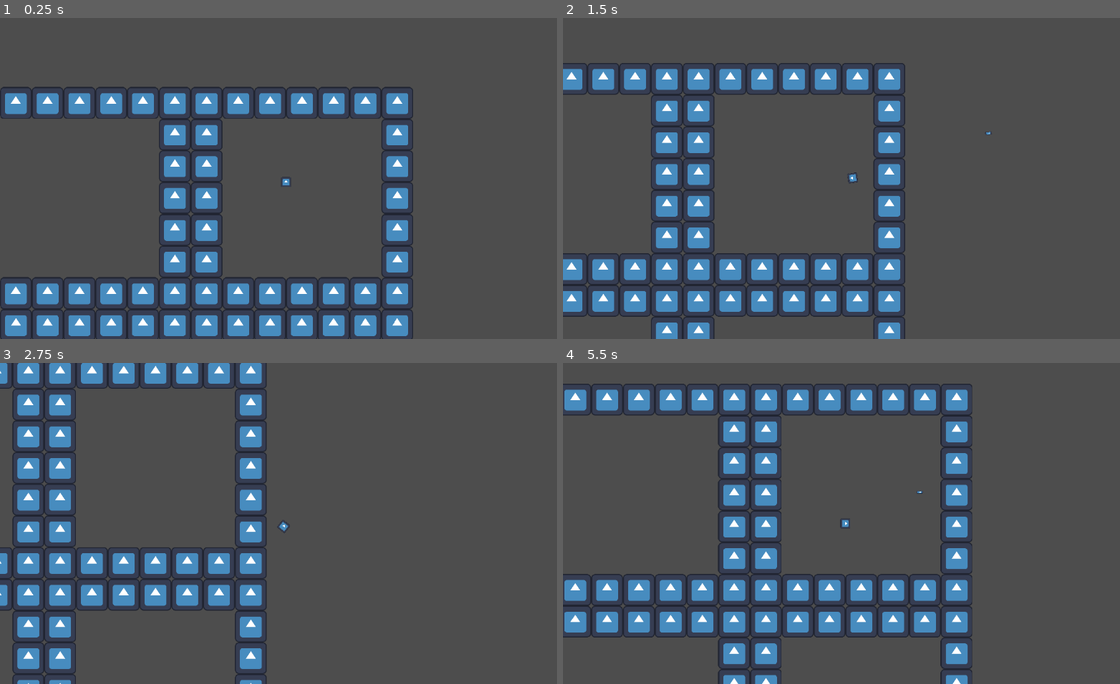
Above: before the commit, frames 1-4 (two rows, left to right).
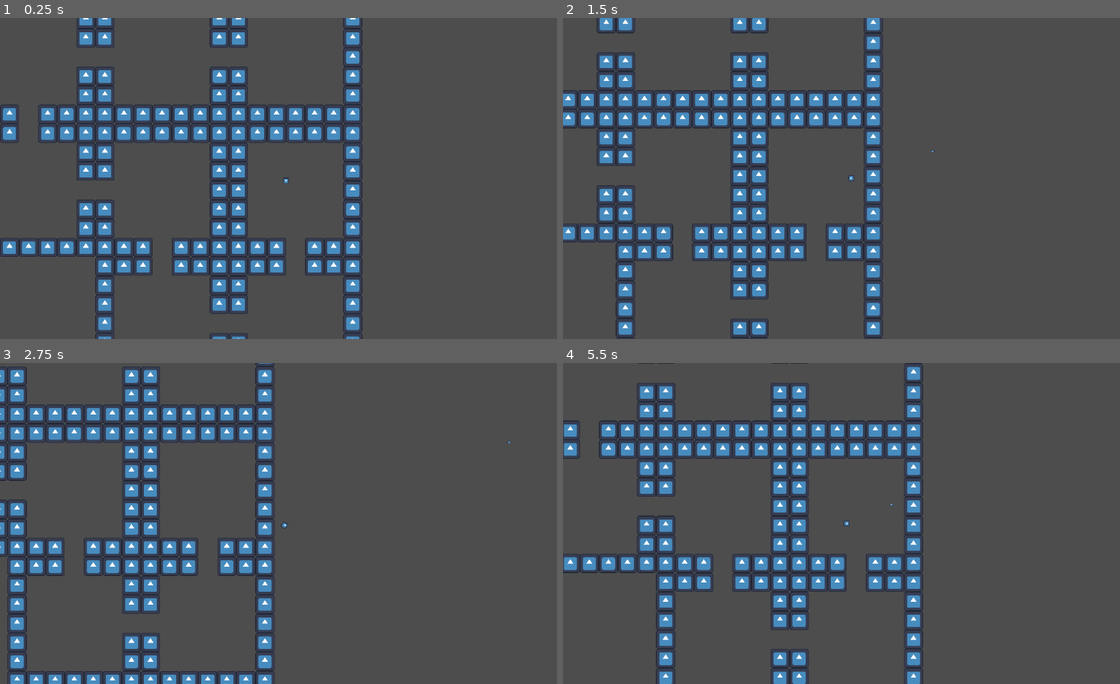
Above: after the commit, the same moments.

Repository: FaellEmiliano/Projeto_Jogo
Game: Godot game, scene res://Mundo.tscn
Two runs of this game, one before a commit and one after it. Both use one fixed random seed, a clock stepped at 60 frames per second and the inputs below. The engine's default icon, where the game draws it, is replaced by a stand-in: a white triangle on a blue panel in a dark square.
Inputs (mouse positions are in pixels of both pictures, inside the frame that each line leads up to):
- Up to frame 1 (0.25 s): no input
- Up to frame 2 (1.5 s): tap Enter at 0.5 s; move the mouse to (975, 162) at 0.52 s; hold Right (mov_direita) 0.53-1.28 s; click (975, 162) at 0.67 s; move the mouse to (735, 194) at 1.27 s; hold S (mov_baixo) from 1.28 s (still down)
- Up to frame 3 (2.75 s): move the mouse to (345, 452) at 2.02 s; release S (mov_baixo) at 2.03 s; hold Right (mov_direita) from 2.03 s (still down)
- Up to frame 4 (5.5 s): move the mouse to (819, 587) at 2.77 s; release Right (mov_direita) at 2.78 s; hold Up (mov_cima) 2.78-3.53 s; click (819, 587) at 2.92 s; move the mouse to (1019, 571) at 3.52 s; hold A (mov_esquerda) 3.53-5.03 s; move the mouse to (679, 475) at 4.27 s; move the mouse to (874, 523) at 5.02 s; hold S (mov_baixo) from 5.03 s (still down); click (874, 523) at 5.17 s

The runs differ from the first frame. In frame 1, 28% of the frame differs, in the area x 0-75%, y 0-100%; in frame 2, 27%; in frame 3, 23%; in frame 4, 30%, in the area x 0-74%, y 0-100%.

Commit message:
Geração do Mapa concluída

Diff:
--- a/Mundo.tscn
+++ b/Mundo.tscn
@@ -13,7 +13,7 @@
 [node name="Camera2D" type="Camera2D" parent="jogador"]
 position = Vector2(0, -7.5)
 scale = Vector2(0.5, 0.5)
-zoom = Vector2(0.5, 0.5)
+zoom = Vector2(0.3, 0.3)
 rotation_smoothing_enabled = true
 
 [node name="Desenhador" type="Node2D" parent="."]
@@ -22,5 +22,3 @@
 
 [node name="Gerador_mapa" parent="Desenhador" instance=ExtResource("4_aou4a")]
 position = Vector2(0, -3)
-Dimensoes = Vector2i(5, 5)
-"Tamanho_Mínimo" = 4
--- a/desenhador.gd
+++ b/desenhador.gd
@@ -6,10 +6,29 @@
 var sala_const = sala.instantiate()
 var pos_anterior := Vector2i(0,0)
 var offset = pegar_tamanho()
+@onready var gerador = get_node(gerador_nó)
+@onready var mapa = gerador.gerar()
+
+func pegar_vizinhos(pos :Vector2i) -> Array:
+	var vizinhos = []
+	var atual = mapa[pos.x][pos.y]
+	if(pos.x + Vector2i.UP.x < gerador.Dimensoes.x and pos.y + Vector2i.UP.y < gerador.Dimensoes.y):
+		if(mapa[pos.x + Vector2i.UP.x][pos.y + Vector2i.UP.y] != 0 and (mapa[pos.x + Vector2i.UP.x][pos.y + Vector2i.UP.y] -1 == atual or mapa[pos.x + Vector2i.UP.x][pos.y + Vector2i.UP.y] +1 == atual or (mapa[pos.x + Vector2i.UP.x][pos.y + Vector2i.UP.y] == -1 and atual == gerador.Tamanho_Mínimo)) or (atual == -1 and mapa[pos.x + Vector2i.UP.x][pos.y + Vector2i.UP.y] == gerador.Tamanho_Mínimo)):
+			vizinhos.append("N")
+	if(pos.x + Vector2i.DOWN.x < gerador.Dimensoes.x and pos.y + Vector2i.DOWN.y < gerador.Dimensoes.y):
+		if(mapa[pos.x + Vector2i.DOWN.x][pos.y + Vector2i.DOWN.y] != 0 and (mapa[pos.x + Vector2i.DOWN.x][pos.y + Vector2i.DOWN.y] -1 == atual or mapa[pos.x + Vector2i.DOWN.x][pos.y + Vector2i.DOWN.y] +1 == atual or (mapa[pos.x + Vector2i.DOWN.x][pos.y + Vector2i.DOWN.y] == -1 and atual == gerador.Tamanho_Mínimo)) or (atual == -1 and mapa[pos.x + Vector2i.DOWN.x][pos.y + Vector2i.DOWN.y] == gerador.Tamanho_Mínimo)):
+			vizinhos.append("S")
+	if(pos.x + Vector2i.LEFT.x < gerador.Dimensoes.x and pos.y + Vector2i.LEFT.y < gerador.Dimensoes.y):
+		if(mapa[pos.x + Vector2i.LEFT.x][pos.y + Vector2i.LEFT.y] != 0 and (mapa[pos.x + Vector2i.LEFT.x][pos.y + Vector2i.LEFT.y] -1 == atual or mapa[pos.x + Vector2i.LEFT.x][pos.y + Vector2i.LEFT.y] +1 == atual or (mapa[pos.x + Vector2i.LEFT.x][pos.y + Vector2i.LEFT.y] == -1 and atual == gerador.Tamanho_Mínimo)) or (atual == -1 and mapa[pos.x + Vector2i.LEFT.x][pos.y + Vector2i.LEFT.y] == gerador.Tamanho_Mínimo)):
+			vizinhos.append("O")
+	if(pos.x + Vector2i.RIGHT.x < gerador.Dimensoes.x and pos.y + Vector2i.RIGHT.y < gerador.Dimensoes.y):
+		if(mapa[pos.x + Vector2i.RIGHT.x][pos.y + Vector2i.RIGHT.y] != 0 and (mapa[pos.x + Vector2i.RIGHT.x][pos.y + Vector2i.RIGHT.y] -1 == atual or mapa[pos.x + Vector2i.RIGHT.x][pos.y + Vector2i.RIGHT.y] +1 == atual or (mapa[pos.x + Vector2i.RIGHT.x][pos.y + Vector2i.RIGHT.y] == -1 and atual == gerador.Tamanho_Mínimo)) or (atual == -1 and mapa[pos.x + Vector2i.RIGHT.x][pos.y + Vector2i.RIGHT.y] == gerador.Tamanho_Mínimo)):
+			vizinhos.append("L")
+	return(vizinhos)
 
 
 func pegar_tamanho() -> Vector2i:
-	#pega contantes da sala
+	#pega constantes da sala
 	var celulas_sala = sala_const.get_node("TileMapLayer").get_used_cells() #array de Vector2i
 	var valores_x = []
 	var valores_y = []
@@ -17,7 +36,6 @@
 		valores_x.append(c.x)
 		valores_y.append(c.y)
 	var delta_sala = celulas_sala.max() - celulas_sala.min()
-	print(delta_sala)
 	var tamanho_sala = Vector2i(1,1) + delta_sala
 	return(tamanho_sala)
 
@@ -28,16 +46,25 @@
 	add_child(sala_inst)
 	if flag:
 		get_parent().get_node("jogador").position = sala_inst.position
+	#Fecha portas
+	var vizinhos = pegar_vizinhos(pos)
+	for c in vizinhos:
+		if c == "N":
+			sala_inst.remove_child(sala_inst.get_node("porta_norte"))
+		if c == "S":
+			sala_inst.remove_child(sala_inst.get_node("porta_sul"))
+		if c == "L":
+			sala_inst.remove_child(sala_inst.get_node("porta_leste"))
+		if c == "O":
+			sala_inst.remove_child(sala_inst.get_node("porta_oeste"))
 
 
 func _ready() -> void:
-	var gerador = get_node(gerador_nó)
-	var mapa = gerador.gerar()
 	for x in mapa.size():
 		for y in mapa[x].size():
-			if str(mapa[x][y]) == "0":
+			if mapa[x][y] == 0:
 				continue
-			elif str(mapa[x][y]) == "I":
+			elif mapa[x][y] == -1:
 				pos_anterior = Vector2(x,y)
 				posicionar_sala(pos_anterior, 1)
 			else:
--- a/gerador_mapa.gd
+++ b/gerador_mapa.gd
@@ -29,7 +29,7 @@
 	var inicio :Vector2i
 	inicio.x = randi_range(0,Dimensoes.x - 1)
 	inicio.y = randi_range(0,Dimensoes.y - 1)
-	Mapa[inicio.x][inicio.y] = "I"
+	Mapa[inicio.x][inicio.y] = -1
 	return inicio
 
 #cria o caminho "principal"
